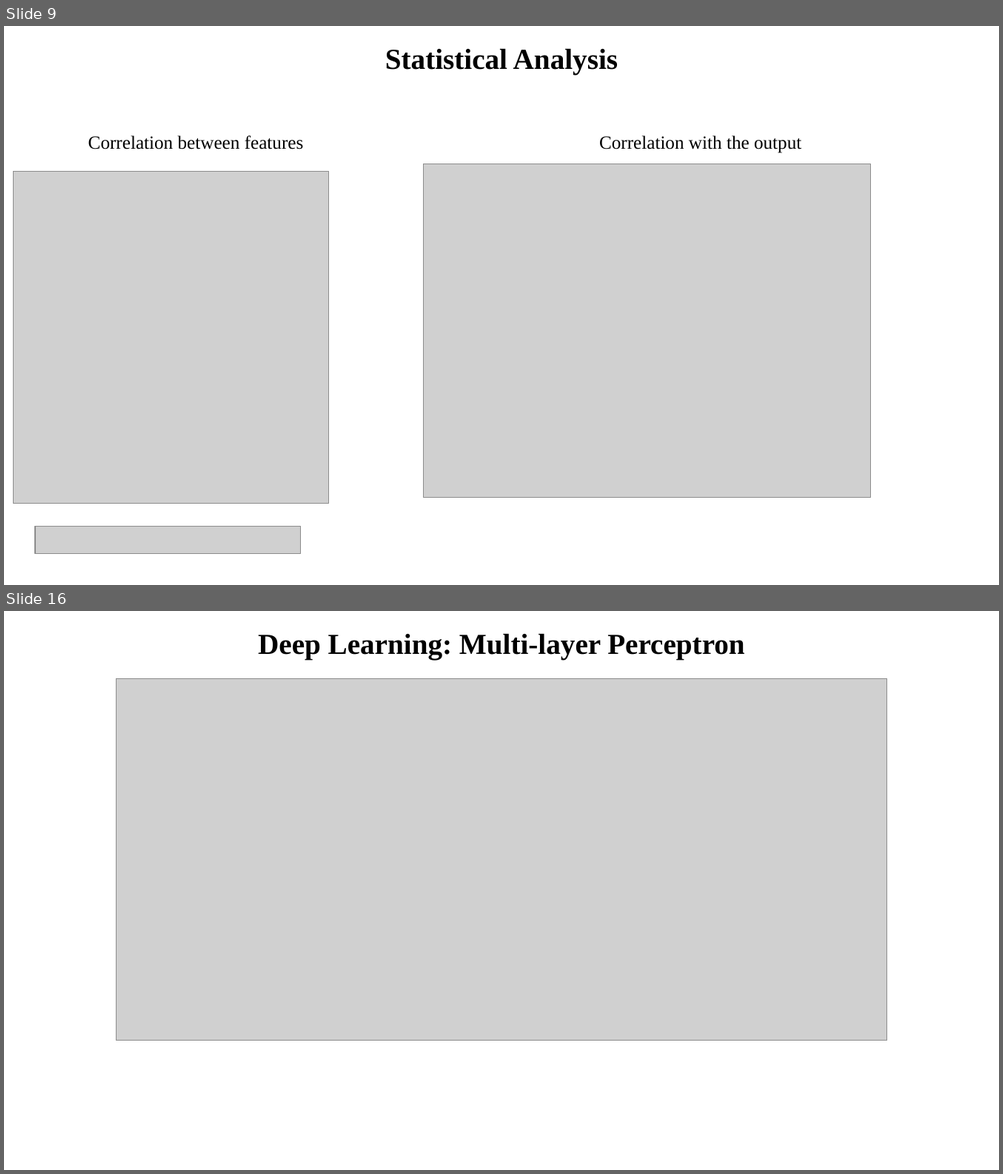
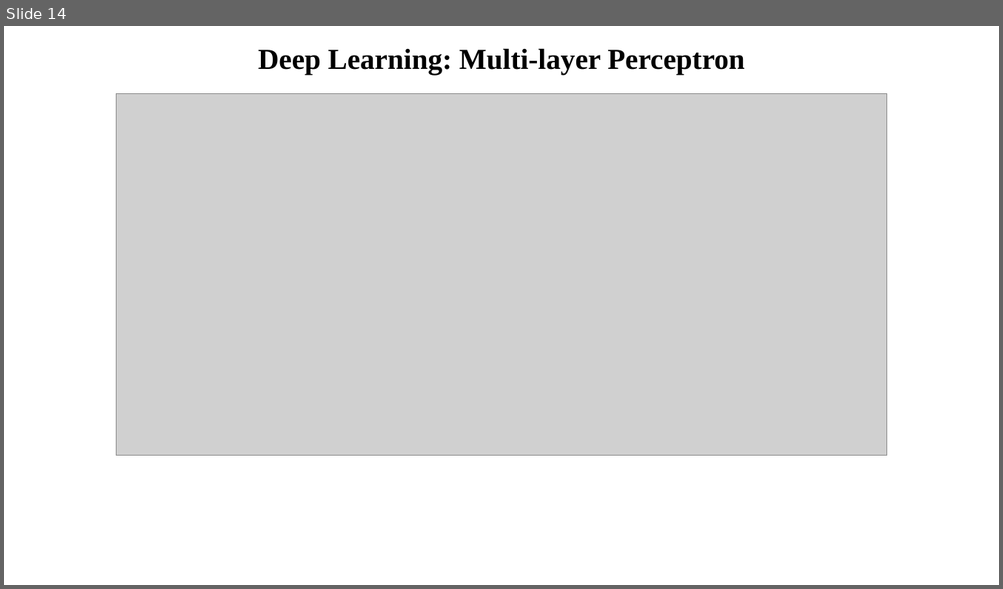
Before and after one commit to MichiganDataScienceTeam/W26-MDST-Project_Heart-Failure-Survival-Analysis, a slide deck: slides/Final Presentation.pptx. Shown one above the other, each under a label of ours: slides 9 and 16 before the commit, slide 14 after it; the slides between them are not shown. The pictures are 1003x1174 and 1003x589 pixels, drawn with LibreOffice and Linux fonts; fonts in the diff are those of the drawing; grey boxes stand for pictures. Boxes give left, top, right and bottom in pixels: in the first picture for what was removed or moved away, otherwise in the second. Text is boxed around its words. In the diff, an @@ line names an element or a change of style, - is before the commit and + after.

```diff
--- a/slides/Final Presentation.pptx
+++ b/slides/Final Presentation.pptx
@@ slide 9 removed at <box>4,26,999,585</box>, background #FFFFFF @@
@@ text removed at <box>385,48,617,74</box> @@
-Statistical Analysis
@@ text removed at <box>88,136,304,150</box> @@
-Correlation between features
@@ text removed at <box>599,136,801,153</box> @@
-Correlation with the output
@@ picture removed at <box>13,172,329,503</box> @@
@@ picture removed at <box>424,164,871,497</box> @@
@@ picture removed at <box>35,527,301,554</box> @@
@@ what was slide 16 is now slide 14 @@
```
Also in this commit, not shown: 10 slides changed, 4 slides added, 3 other slides removed.
